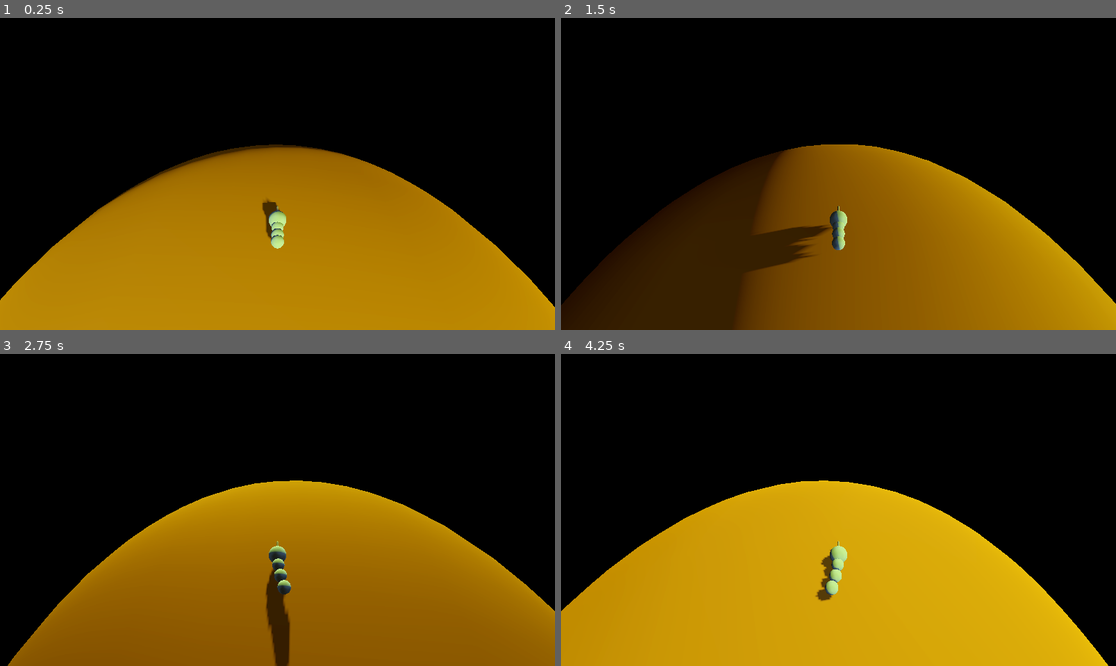
Above: before the commit, frames 1-4 (two rows, left to right).
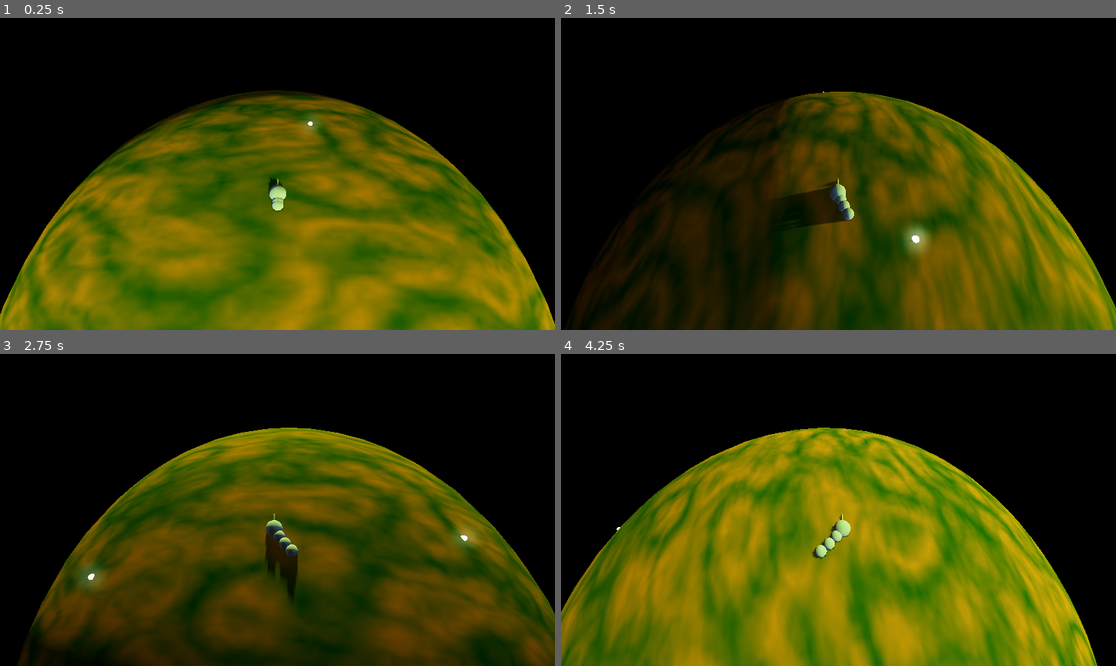
Above: after the commit, the same moments.

Repository: luxgile/gd_snake
Game: Godot game, scene res://scenes/game.tscn
The game is run twice, just before and just after one commit, with the same random seed, the same clock (stepped at 60 frames per second) and the same inputs.
Inputs:
- Up to frame 1 (0.25 s): no input
- Up to frame 2 (1.5 s): hold D (rotate_right) 0.53-1.28 s; hold S (brake) from 1.28 s (still down)
- Up to frame 3 (2.75 s): release S (brake) at 2.03 s; hold D (rotate_right) from 2.03 s (still down)
- Up to frame 4 (4.25 s): release D (rotate_right) at 2.78 s; hold W (accelerate) 2.78-3.53 s; hold A (rotate_left) from 3.53 s (still down)

The runs differ from the first frame. In frame 1, 53% of the frame differs, in the area x 0-100%, y 23-100%; in frame 2, 46%; in frame 3, 55%; in frame 4, 55%, in the area x 0-99%, y 23-100%.

Commit message:
Improved movement

Diff:
--- a/scenes/food.tscn
+++ b/scenes/food.tscn
@@ -17,6 +17,7 @@
 [node name="food" type="StaticBody3D"]
 transform = Transform3D(1, 0, 0, 0, 1, 0, 0, 0, 1, 0, 8.92188, -24.0878)
 script = ExtResource("1_5jbp2")
+food_value = 5
 
 [node name="MeshInstance3D" type="MeshInstance3D" parent="."]
 transform = Transform3D(0.3, 0, 0, 0, 0.3, 0, 0, 0, 0.3, 0, 0, 0)
--- a/scenes/game.tscn
+++ b/scenes/game.tscn
@@ -23,8 +23,21 @@
 glow_enabled = true
 glow_blend_mode = 1
 
+[sub_resource type="Gradient" id="Gradient_8qa8d"]
+colors = PackedColorArray(0.0532534, 0.619901, 0.547531, 1, 1, 1, 1, 1)
+
+[sub_resource type="FastNoiseLite" id="FastNoiseLite_sirka"]
+frequency = 0.0341
+fractal_type = 3
+
+[sub_resource type="NoiseTexture2D" id="NoiseTexture2D_dnvcb"]
+in_3d_space = true
+color_ramp = SubResource("Gradient_8qa8d")
+noise = SubResource("FastNoiseLite_sirka")
+
 [sub_resource type="StandardMaterial3D" id="StandardMaterial3D_8la32"]
 albedo_color = Color(0.635294, 0.443137, 0.137255, 1)
+albedo_texture = SubResource("NoiseTexture2D_dnvcb")
 
 [sub_resource type="SphereMesh" id="SphereMesh_gwjjg"]
 material = SubResource("StandardMaterial3D_8la32")
@@ -35,14 +48,16 @@
 script = ExtResource("1_e42v8")
 planet = NodePath("../world")
 s_food = ExtResource("4_vk0ks")
+max_food = 10
 
 [node name="snake" parent="." node_paths=PackedStringArray("world") instance=ExtResource("1_a2gub")]
 transform = Transform3D(0.999979, -0.00144312, 0.0063773, 0.00637425, -0.00211577, -0.999978, 0.00145659, 0.999997, -0.00210652, 0.0214922, 0.0315097, -25.4186)
 world = NodePath("../world")
 starting_parts = 3
+height_offset = 0.1
 brake_speed = 5.0
 acc_speed = 15.0
-speed_lerp = 0.9
+speed_lerp = 0.95
 
 [node name="camera" type="Camera3D" parent="." node_paths=PackedStringArray("target")]
 transform = Transform3D(-0.848988, 0.162392, -0.50284, 0, 0.951606, 0.307321, 0.528412, 0.260912, -0.807902, -10.452, 4.47554, -16.2382)
@@ -51,7 +66,7 @@
 target_offset = Vector3(0, 1, -4)
 position_smoothness = 0.7
 distance = 7.0
-look_offset = Vector3(0, -3, 0)
+look_offset = Vector3(0, -3, 3)
 
 [node name="light & env" type="Node3D" parent="."]
 
--- a/src/camera.gd
+++ b/src/camera.gd
@@ -8,11 +8,11 @@
 
 
 func _process(delta: float) -> void:
-	var local_offset = TransformUtils.local_dir(target.transform, target_offset)
+	var local_offset = TUtils.local_dir(target.transform, target_offset)
 	var target_pos = target.position + local_offset + target.transform.basis.y * distance
 	position = lerp(target_pos, position, position_smoothness)
 
-	var local_look_offset = TransformUtils.local_dir(target.transform, look_offset)
+	var local_look_offset = TUtils.local_dir(target.transform, look_offset)
 	var target_look = target.position + local_look_offset
 	look_at(target_look, -target.transform.basis.z)
 
--- a/src/snake.gd
+++ b/src/snake.gd
@@ -13,16 +13,20 @@
 @export_group("Settings")
 @export var height_offset: float
 
-@export_subgroup("Movement Settings")
+@export_subgroup("Movement")
 @export var brake_speed: float = 10
 @export var normal_speed: float = 10
 @export var acc_speed: float = 10
 @export_range(0, 1) var speed_lerp: float
 @export var rot_speed: float = 1
 
+@export_subgroup("Drifting")
+@export var drift_speed: float
+@export var drift_rot: float
+
 var parts: Array[SnakePart] = []
-var curr_speed: float
-var target_speed: float
+var curr_speed: Vector3
+var target_speed: Vector3
 
 func _ready() -> void:
 	position_cacher.fill_empty(transform.basis.z * 0.2)
@@ -40,7 +44,7 @@
 	position = world.position + world_up * (world.radius + height_offset)
 
 	_rotation_mov(world_up, delta)
-	_horizontal_mov(local_forward, delta)
+	_horizontal_mov(delta)
 
 	# Rotate head to always orbit around planet
 	local_forward = world_up.cross(transform.basis.x)
@@ -58,15 +62,16 @@
 	pass
 
 
-func _horizontal_mov(local_forward: Vector3, delta: float) -> void:
-	target_speed = normal_speed
+func _horizontal_mov(delta: float) -> void:
+	var forward = TUtils.forward(transform)
+	target_speed = forward * normal_speed
 	if Input.is_action_pressed("brake"):
-		target_speed = brake_speed
+		target_speed = forward * brake_speed
 	elif Input.is_action_pressed("accelerate"):
-		target_speed = acc_speed
+		target_speed = forward * acc_speed
 
 	curr_speed = lerp(target_speed, curr_speed, speed_lerp)
-	move_and_collide(local_forward * curr_speed * delta)
+	move_and_collide(curr_speed * delta)
 	pass
 
 func spawn_new_part():
--- a/src/utils/transform_utils.gd
+++ b/src/utils/transform_utils.gd
@@ -1,4 +1,4 @@
-class_name TransformUtils
+class_name TUtils
 
 static func forward(transform: Transform3D) -> Vector3:
 	return -transform.basis.z
@@ -7,7 +7,7 @@
 	return transform.basis.x
 
 static func up(transform: Transform3D) -> Vector3:
-	return transform.basis.z
+	return transform.basis.y
 
 static func local_dir(transform: Transform3D, dir: Vector3) -> Vector3:
 	return dir.x * right(transform) + dir.y * up(transform) + dir.z * forward(transform)
Not shown: 1 places in scenes/game.tscn that only renumber resources
Not shown, added: Checkerboard3D.shadergraph
